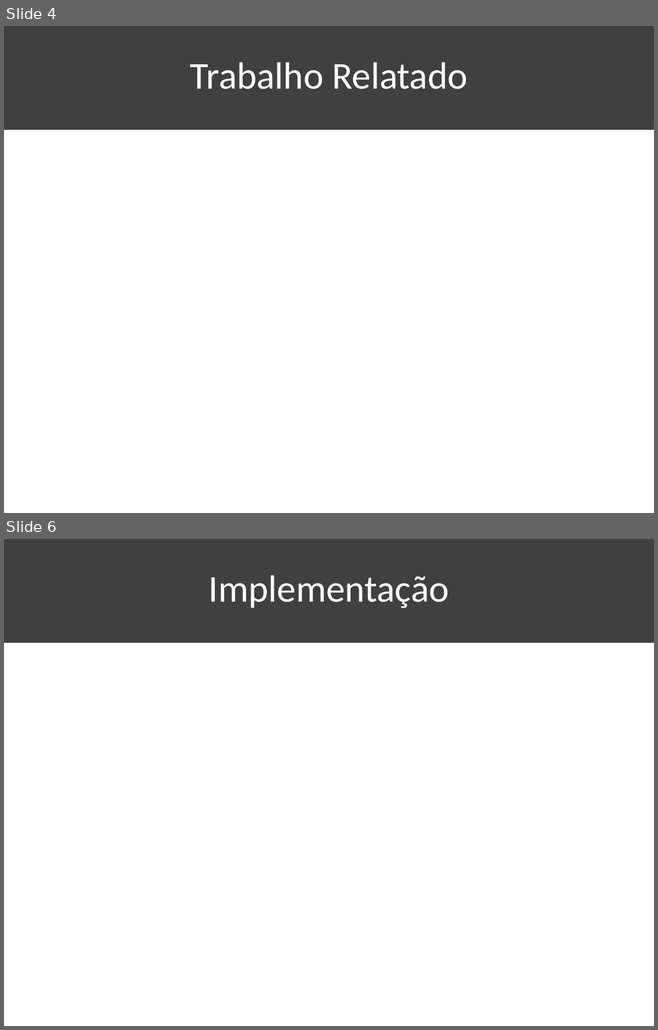
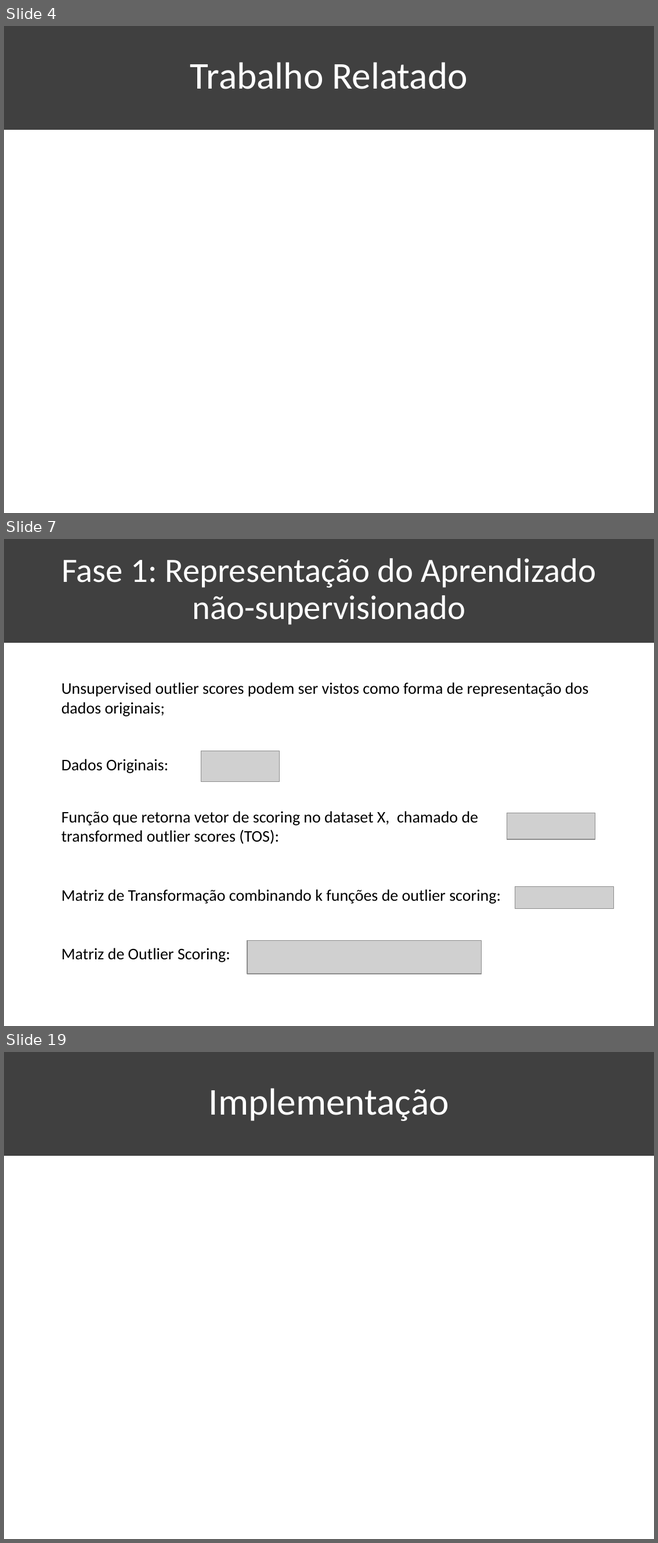
Before and after one commit to KaioAlex/DigitalSecurity, a slide deck: XGBOD-Seminar/XGBOD-Seminar.pptx. Shown one above the other, each under a label of ours: slides 4 and 6 before the commit, slides 4, 7 and 19 after it; the slides between them are not shown. The pictures are 658x1030 and 658x1543 pixels, drawn with LibreOffice and Linux fonts; fonts in the diff are those of the drawing; grey boxes stand for pictures. Boxes give left, top, right and bottom in pixels: in the first picture for what was removed or moved away, otherwise in the second. Text is boxed around its words. In the diff, an @@ line names an element or a change of style, - is before the commit and + after.

```diff
--- a/XGBOD-Seminar/XGBOD-Seminar.pptx
+++ b/XGBOD-Seminar/XGBOD-Seminar.pptx
@@ slide 7 added at (4, 539, 654, 1026), background #FFFFFF; not listed: 1 template element that a slide beside it also shows @@
@@ title added at (61, 558, 596, 625), 37.8 pt, text #FFFFFF @@
+Fase 1: Representação do Aprendizado não-supervisionado
@@ text added at (61, 682, 588, 716), 18 pt, text #000000 @@
+Unsupervised outlier scores podem ser vistos como forma de representação dos dados originais;
@@ text added at (61, 759, 168, 773), 18 pt, text #000000 @@
+Dados Originais:
@@ picture added at (201, 751, 279, 782) @@
@@ text added at (61, 811, 478, 844), 18 pt, text #000000 @@
+Função que retorna vetor de scoring no dataset X, chamado de transformed outlier scores (TOS):
@@ picture added at (507, 813, 595, 840) @@
@@ text added at (61, 889, 500, 904), 18 pt, text #000000 @@
+Matriz de Transformação combinando k funções de outlier scoring:
@@ picture added at (514, 887, 614, 908) @@
@@ text added at (61, 948, 230, 962), 18 pt, text #000000 @@
+Matriz de Outlier Scoring:
@@ picture added at (247, 940, 481, 974) @@
@@ what was slide 6 is now slide 19 @@
```
Also in this commit, not shown: 2 slides changed, 13 other slides added, 1 slide removed, 20 other files.
